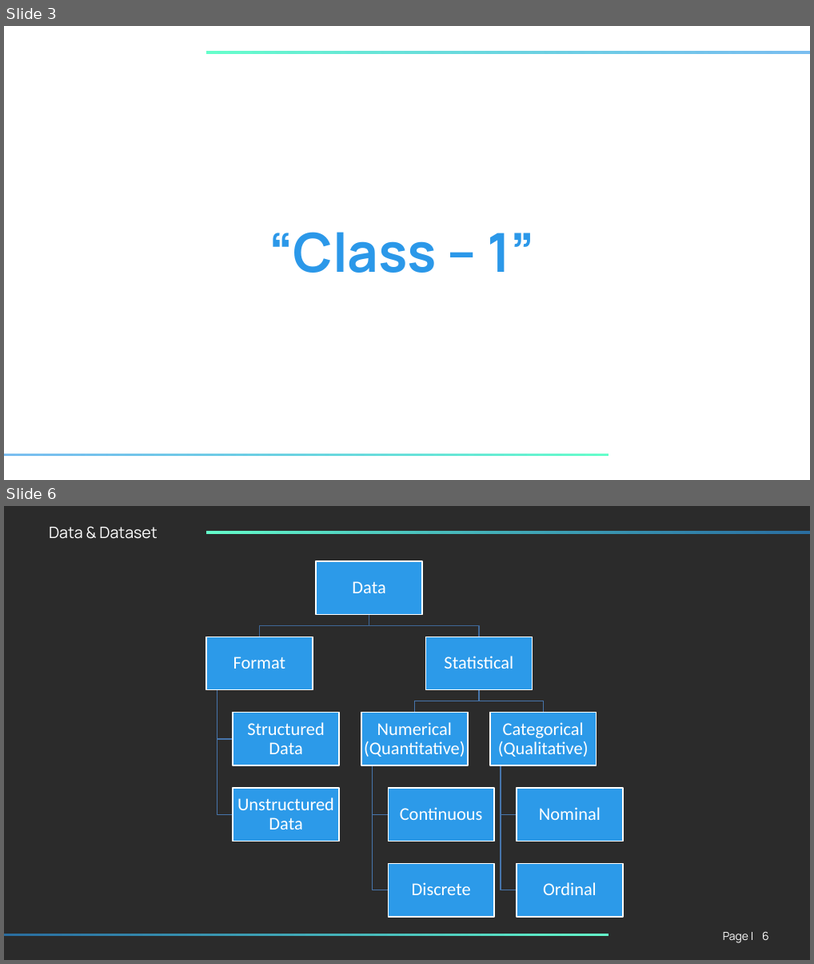
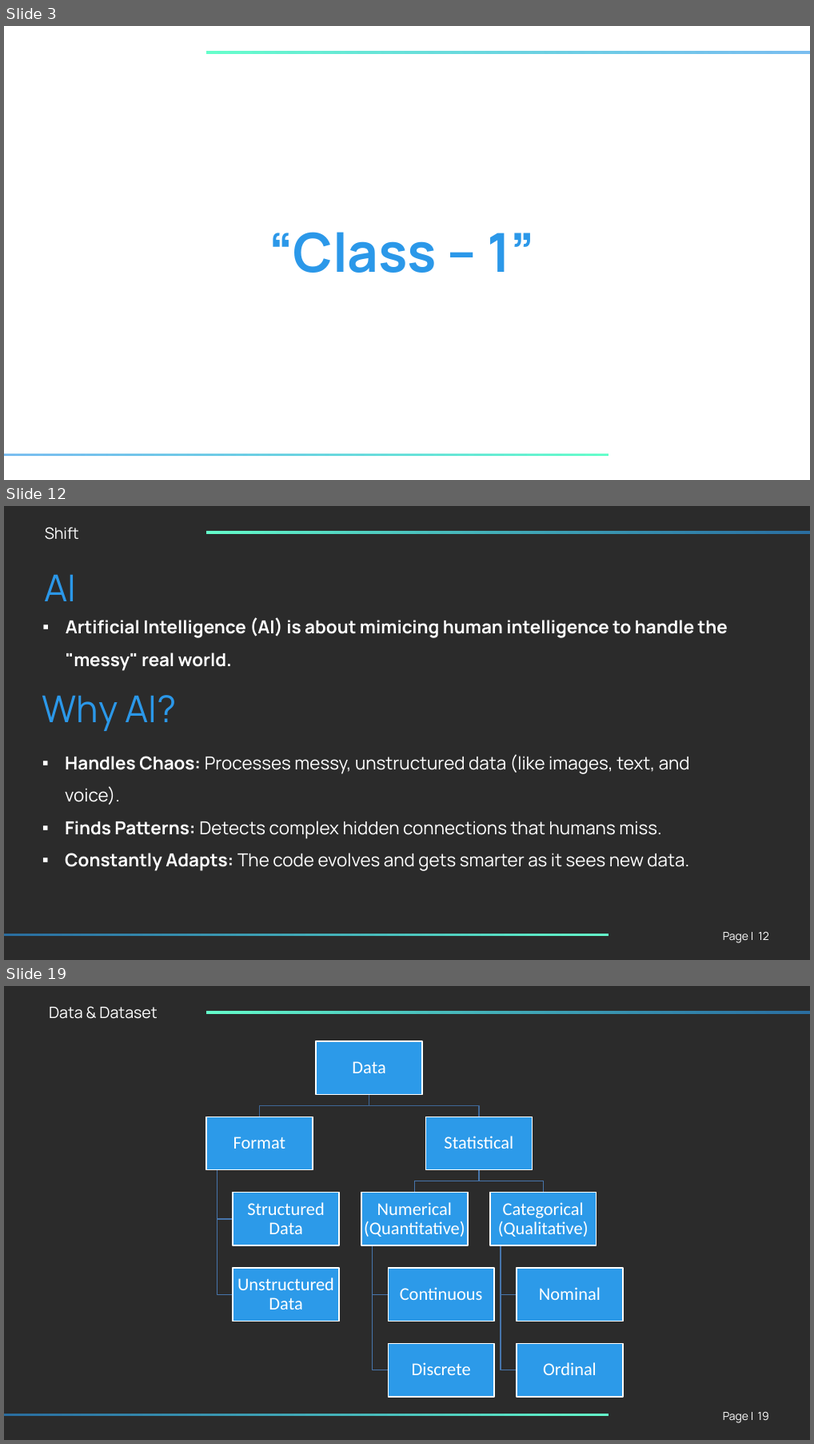
Before and after one commit to KMINDS-Org/INFERENCE-ITERATION-1-, a slide deck: Lvl1_1_ML_Starter_Pack/Class_1/Lvl_1_ML_Starter_Pack_Class_1.pptx. Shown one above the other, each under a label of ours: slides 3 and 6 before the commit, slides 3, 12 and 19 after it; the slides between them are not shown. The pictures are 814x964 and 814x1444 pixels, drawn with LibreOffice and Linux fonts; fonts in the diff are those of the drawing; background and template pictures are left out; a plain dark background stands for a picture behind light text. Boxes give left, top, right and bottom in pixels: in the first picture for what was removed or moved away, otherwise in the second. Text is boxed around its words. In the diff, an @@ line names an element or a change of style, - is before the commit and + after.

```diff
--- a/Lvl1_1_ML_Starter_Pack/Class_1/Lvl_1_ML_Starter_Pack_Class_1.pptx
+++ b/Lvl1_1_ML_Starter_Pack/Class_1/Lvl_1_ML_Starter_Pack_Class_1.pptx
@@ slide 12 added at (x1=4, y1=506, x2=810, y2=960), background picture (left out) @@
@@ text added at (x1=45, y1=527, x2=79, y2=540), 28 pt, text #FFFFFF @@
+Shift
@@ rectangle added at (x1=207, y1=531, x2=810, y2=533), fill gradient #2B98E9 to #66FFCC @@
@@ text added at (x1=44, y1=574, x2=76, y2=601), 66 pt, text gradient #2B98E9 to #66FFCC @@
+AI
@@ text added at (x1=66, y1=617, x2=728, y2=671), 32 pt, text #FFFFFF, bold @@
+▪ Artificial Intelligence (AI) is about mimicing human intelligence to handle the "messy" real world.
@@ text added at (x1=42, y1=695, x2=177, y2=731), 66 pt, text gradient #2B98E9 to #66FFCC @@
+Why AI?
@@ text added at (x1=65, y1=754, x2=690, y2=871), 32 pt, text #FFFFFF @@
+▪ Handles Chaos: Processes messy, unstructured data (like images, text, and voice).
+▪ Finds Patterns: Detects complex hidden connections that humans miss.
+▪ Constantly Adapts: The code evolves and gets smarter as it sees new data.
@@ rectangle added at (x1=4, y1=933, x2=609, y2=936), fill gradient #2B98E9 to #66FFCC @@
@@ text added at (x1=723, y1=932, x2=749, y2=943), 20 pt, text #FFFFFF @@
+Page |
@@ page number added at (x1=758, y1=931, x2=769, y2=940), 20 pt, text #FFFFFF @@
+12
@@ what was slide 6 is now slide 19 @@
@@ page number at (x1=758, y1=1411, x2=770, y2=1420): text changed @@
-6
+19
```
Also in this commit, not shown: 15 slides changed, 30 other slides added, 1 other file.
